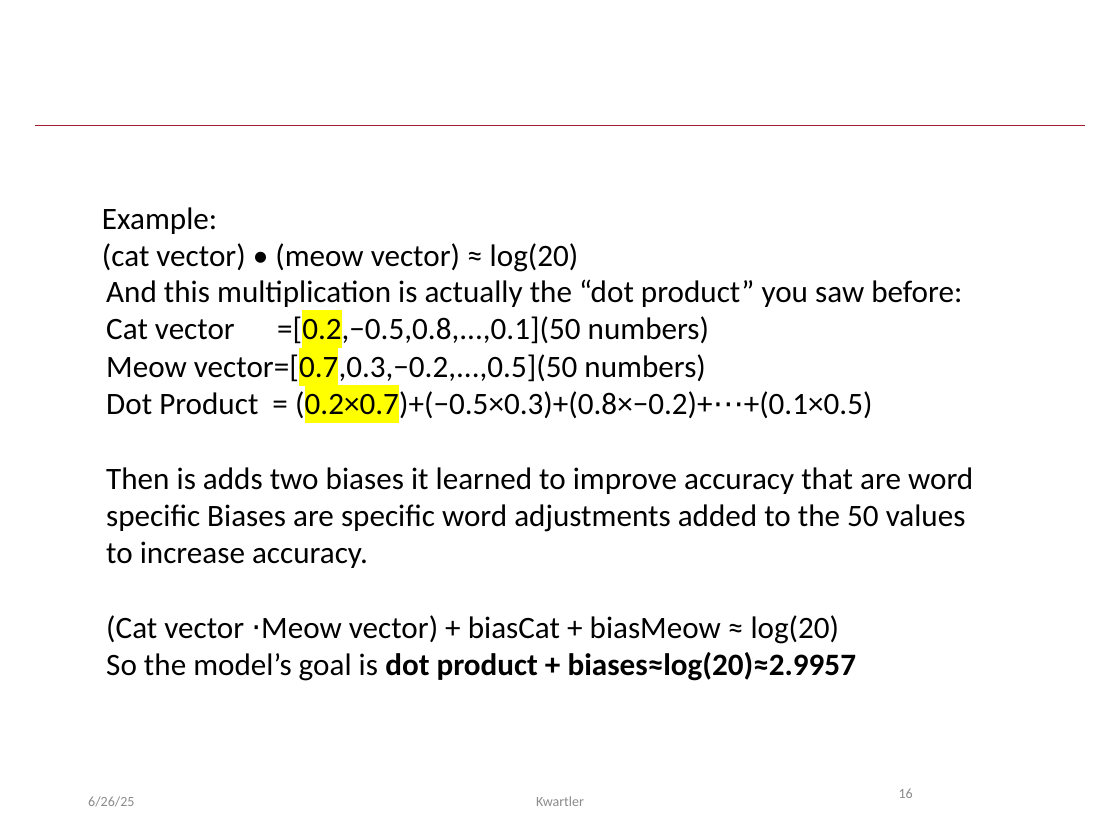
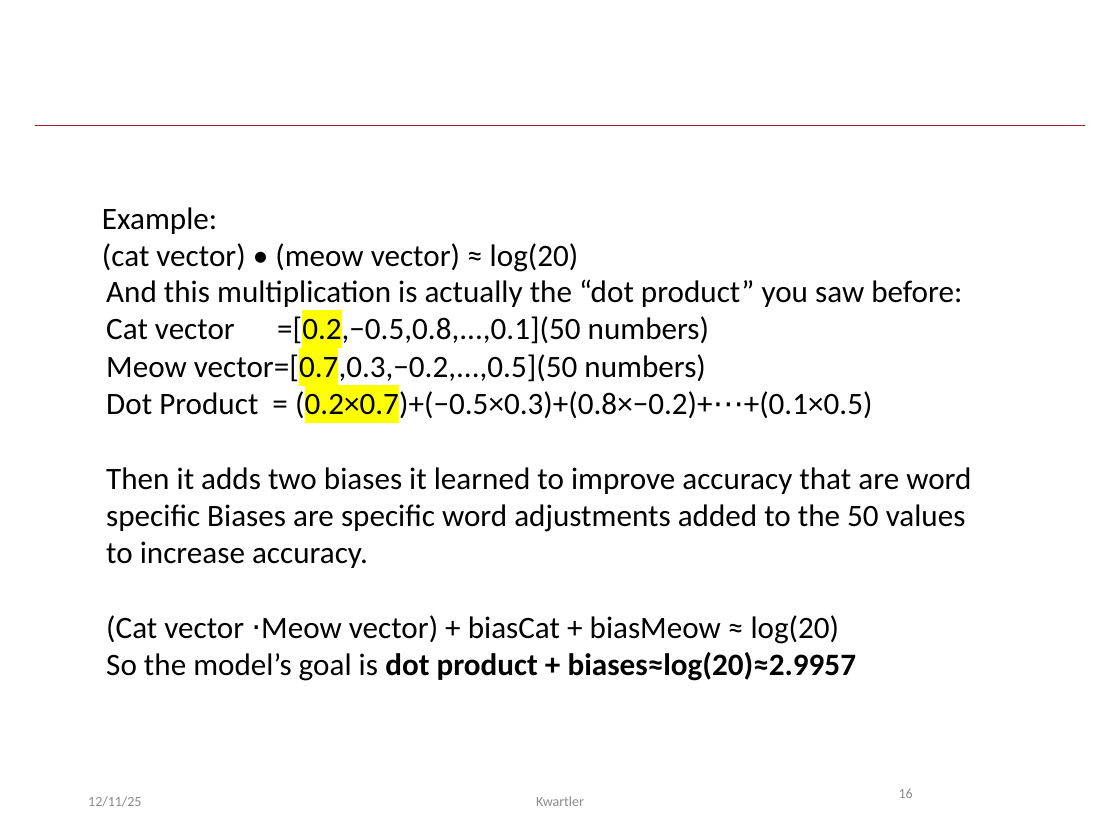
Before and after one commit to kwartler/Vienna_25, a slide deck: slide 16 of Winter/day2/LLM_Extra_Lesson/A_TextVectors_RAG.pptx. Drawn at 1120x840 pixels with LibreOffice and Linux fonts; fonts in the diff are those of the drawing. Boxes give left, top, right and bottom in pixels: in the first picture for what was removed or moved away, otherwise in the second. Text is boxed around its words. In the diff, an @@ line names an element or a change of style, - is before the commit and + after.

```diff
--- a/Winter/day2/LLM_Extra_Lesson/A_TextVectors_RAG.pptx
+++ b/Winter/day2/LLM_Extra_Lesson/A_TextVectors_RAG.pptx
@@ text at (x1=106, y1=467, x2=971, y2=568): text changed @@
-Then is adds two biases it learned to improve accuracy that are word specific Biases are specific word adjustments added to the 50 values to increase accuracy.
+Then it adds two biases it learned to improve accuracy that are word specific Biases are specific word adjustments added to the 50 values to increase accuracy.
@@ text at (x1=88, y1=796, x2=141, y2=807): text changed @@
-6/26/25
+12/11/25
```
Also in this commit, not shown: 31 other slides changed, 13 other files.
